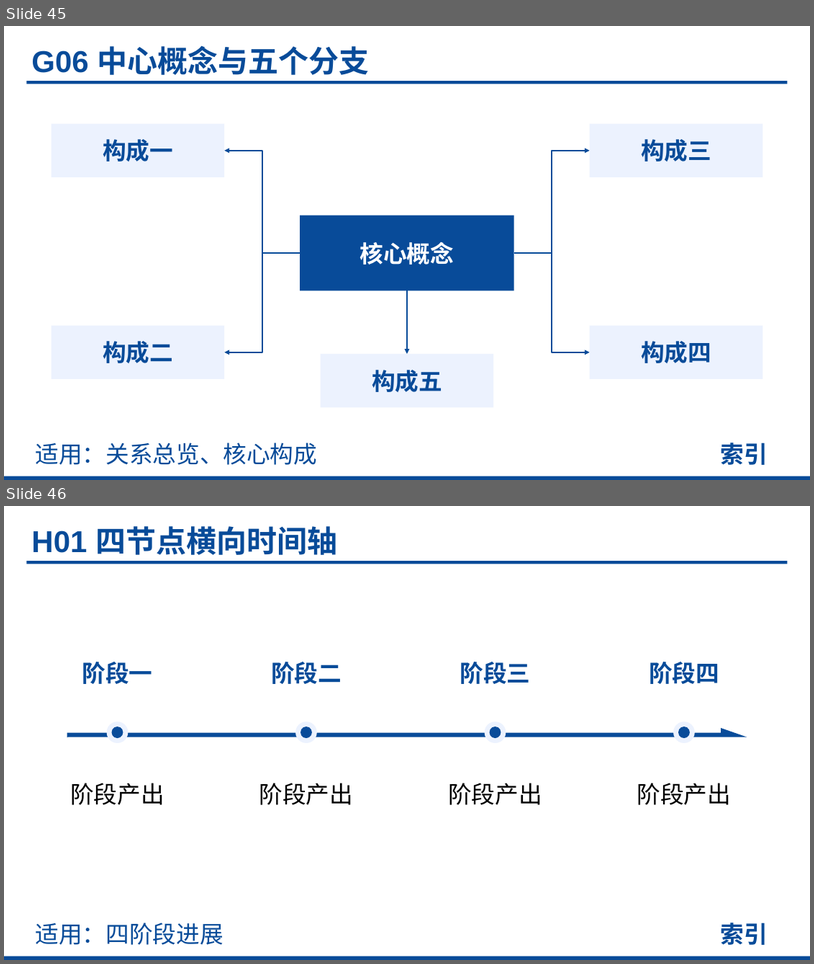
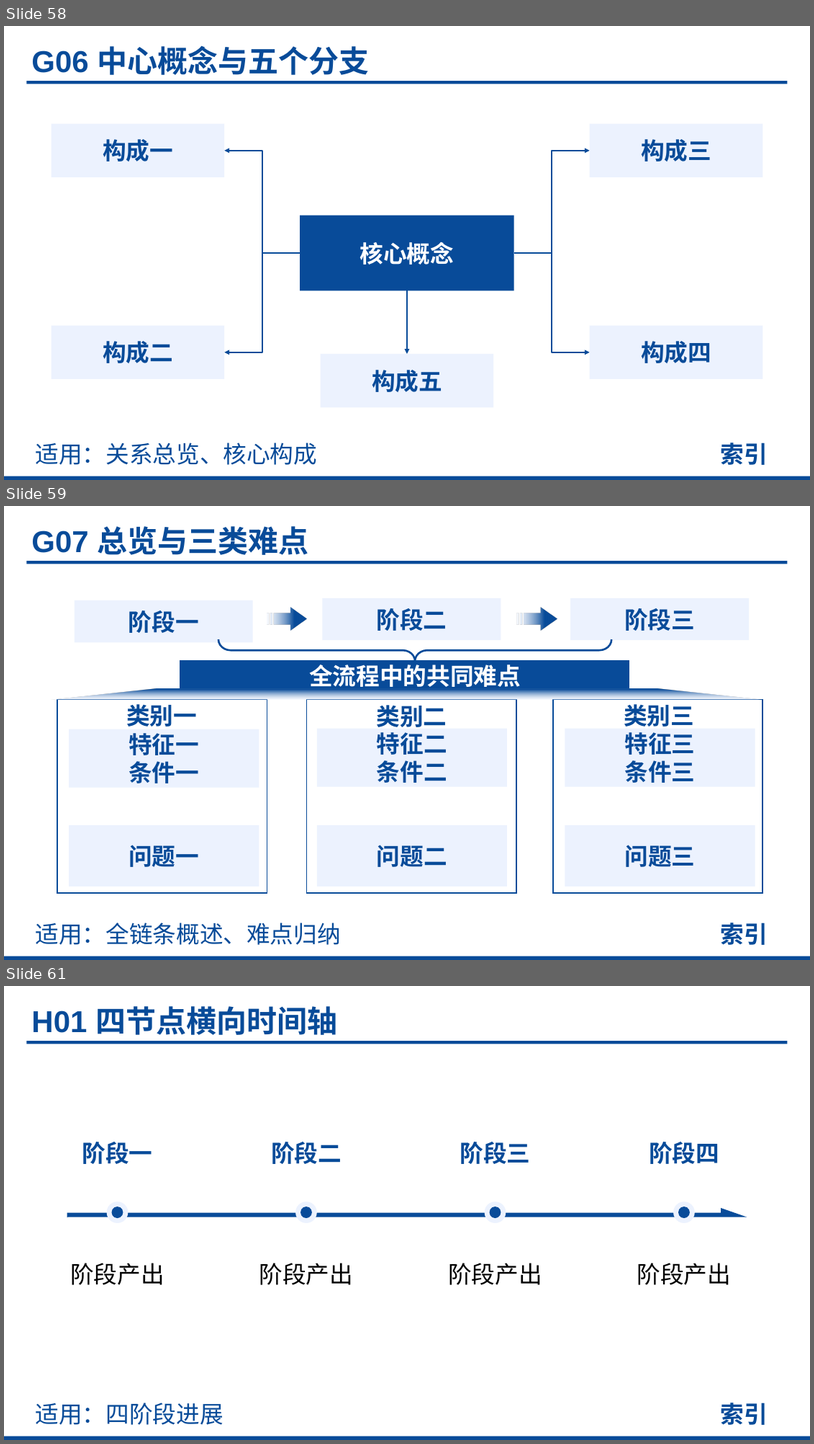
Before and after one commit to realihang/academic-ppt-skill, a slide deck: assets/element-reference.pptx. Shown one above the other, each under a label of ours: slides 45 and 46 before the commit, slides 58, 59 and 61 after it; the slides between them are not shown. The pictures are 814x964 and 814x1444 pixels, drawn with LibreOffice and Linux fonts; fonts in the diff are those of the drawing. Boxes give left, top, right and bottom in pixels: in the first picture for what was removed or moved away, otherwise in the second. Text is boxed around its words. In the diff, an @@ line names an element or a change of style, - is before the commit and + after.

```diff
--- a/assets/element-reference.pptx
+++ b/assets/element-reference.pptx
@@ slide 59 added at box(4, 506, 810, 960), background #FFFFFF @@
@@ text added at box(31, 526, 309, 555), 36 pt, text #084B99, bold @@
+G07 总览与三类难点
@@ rectangle added at box(27, 561, 788, 564), fill #084B99 @@
@@ group added at box(52, 598, 763, 893): 13 rectangles, 4 texts, 2 freeform shapes, 1 left brace, 1 trapezoid @@
+特征一
+条件一
+特征二
+条件二
+特征三
+条件三
+问题一
+阶段一
+阶段三
+阶段二
+问题二
+问题三
+全流程中的共同难点
+类别一
+类别二
+类别三
@@ text added at box(36, 922, 341, 944), 28 pt, text #084B99 @@
+适用：全链条概述、难点归纳
@@ text added at box(720, 922, 767, 944), 28 pt, text #084B99, bold @@
+索引
@@ rectangle added at box(4, 956, 810, 960), fill #084B99 @@
@@ what was slide 45 is now slide 58 @@
@@ what was slide 46 is now slide 61 @@
```
Also in this commit, not shown: 7 slides changed, 21 other slides added, 13 other files.
